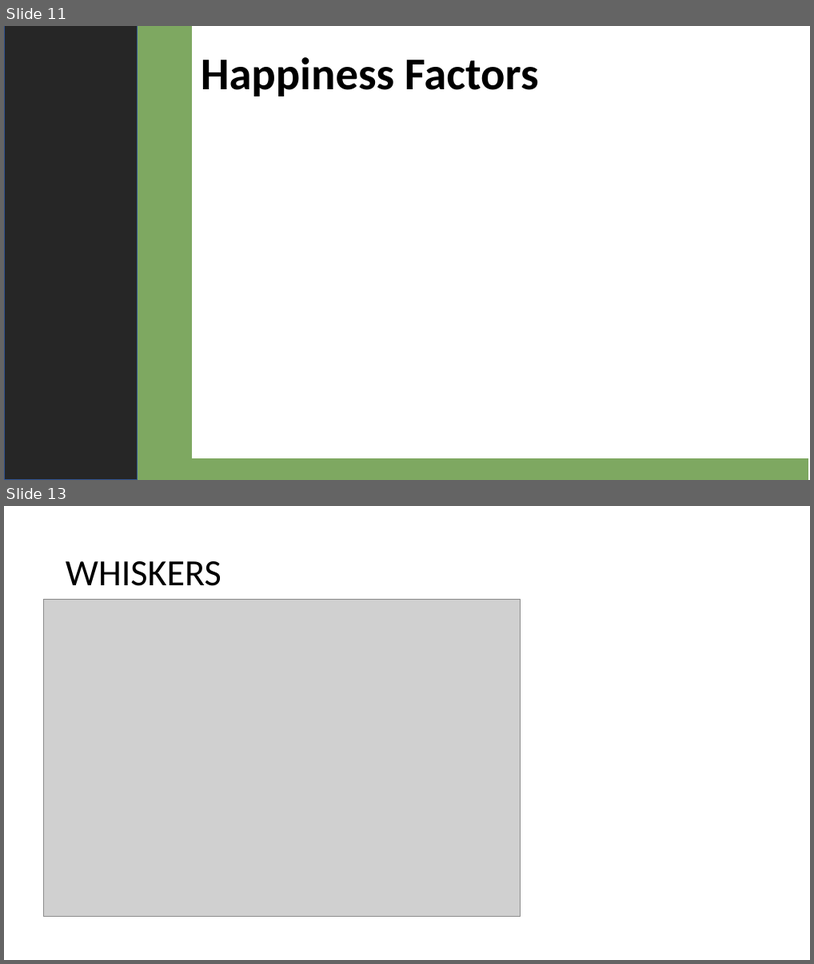
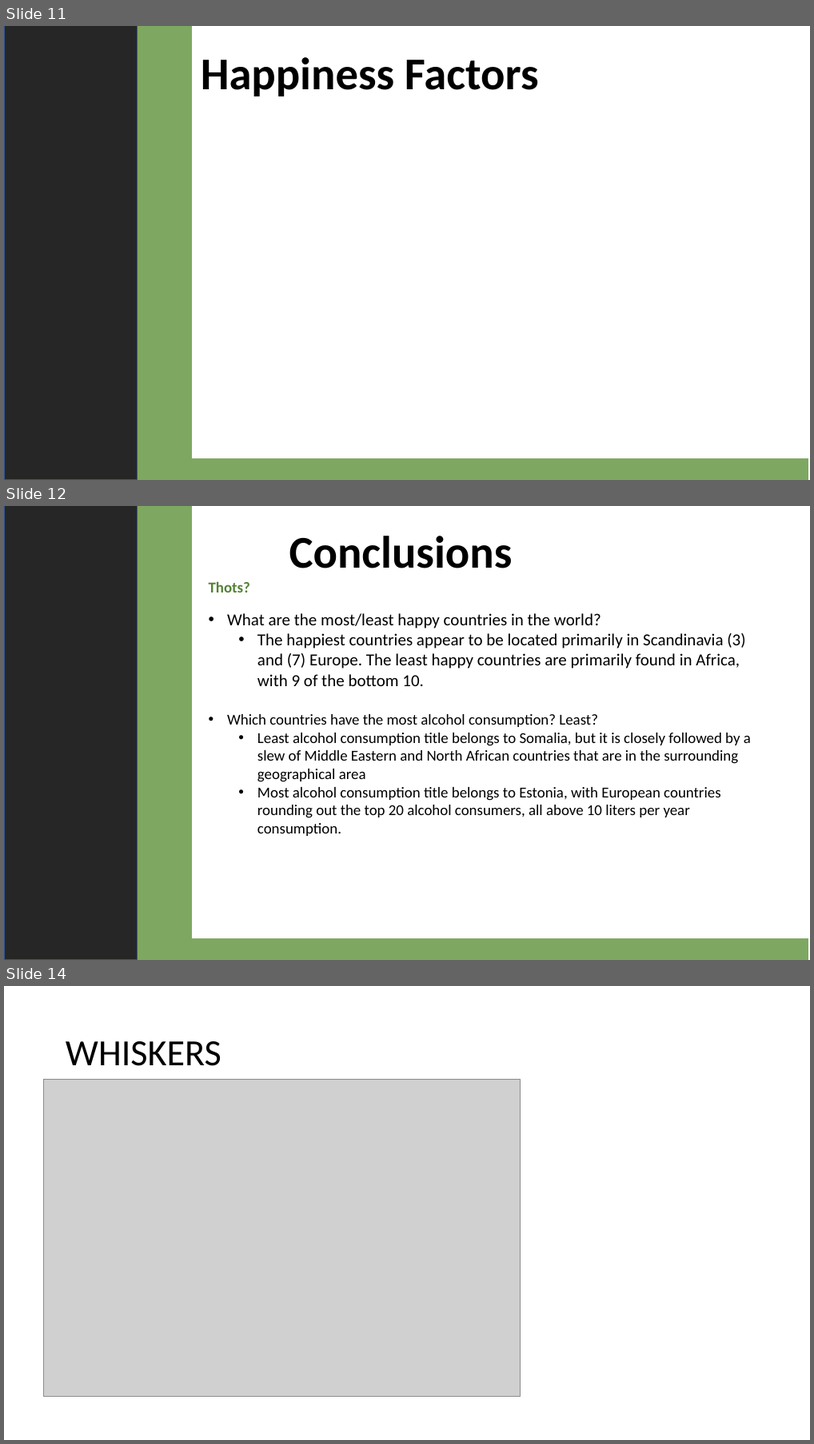
Before and after one commit to 4d4m43/DrinkAndBeHapPY, a slide deck: DrinkandBeHappy_AY.pptx. Shown one above the other, each under a label of ours: slides 11 and 13 before the commit, slides 11, 12 and 14 after it; the slides between them are not shown. The pictures are 814x964 and 814x1444 pixels, drawn with LibreOffice and Linux fonts; fonts in the diff are those of the drawing; grey boxes stand for pictures. Boxes give left, top, right and bottom in pixels: in the first picture for what was removed or moved away, otherwise in the second. Text is boxed around its words. In the diff, an @@ line names an element or a change of style, - is before the commit and + after.

```diff
--- a/DrinkandBeHappy_AY.pptx
+++ b/DrinkandBeHappy_AY.pptx
@@ slide 12 added at [4,506,810,960], background #FFFFFF @@
@@ rectangle added at [4,506,137,960], fill #262626, outline #325491 1 pt @@
@@ rectangle added at [70,506,191,960], fill #7EA861, outline #7EA861 1 pt @@
@@ text added at [290,536,513,568], 54 pt, text #000000, bold @@
+Conclusions
@@ text added at [209,581,250,592], 18 pt, text #548235, bold @@
+Thots?
@@ text added at [227,613,751,836], 18 pt, text #000000 @@
+        • What are the most/least happy countries in the world?
+          • The happiest countries appear to be located primarily in Scandinavia (3) and (7) Europe. The least happy countries are primarily found in Africa, with 9 of the bottom 10.
+• Which countries have the most alcohol consumption? Least?
+  • Least alcohol consumption title belongs to Somalia, but it is closely followed by a slew of Middle Eastern and North African countries that are in the surrounding geographical area
+  • Most alcohol consumption title belongs to Estonia, with European countries rounding out the top 20 alcohol consumers, all above 10 liters per year consumption.
@@ rectangle added at [169,939,809,960], fill #7EA861, outline #7EA861 1 pt @@
@@ what was slide 13 is now slide 14 @@
```
Also in this commit, not shown: 1 other slide added, 1 slide removed, 1 other file.
